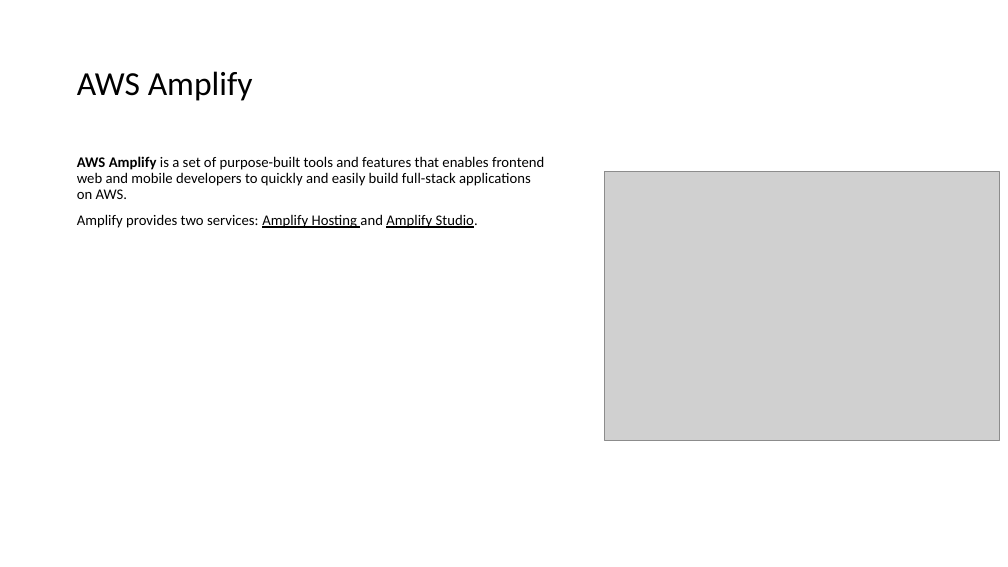
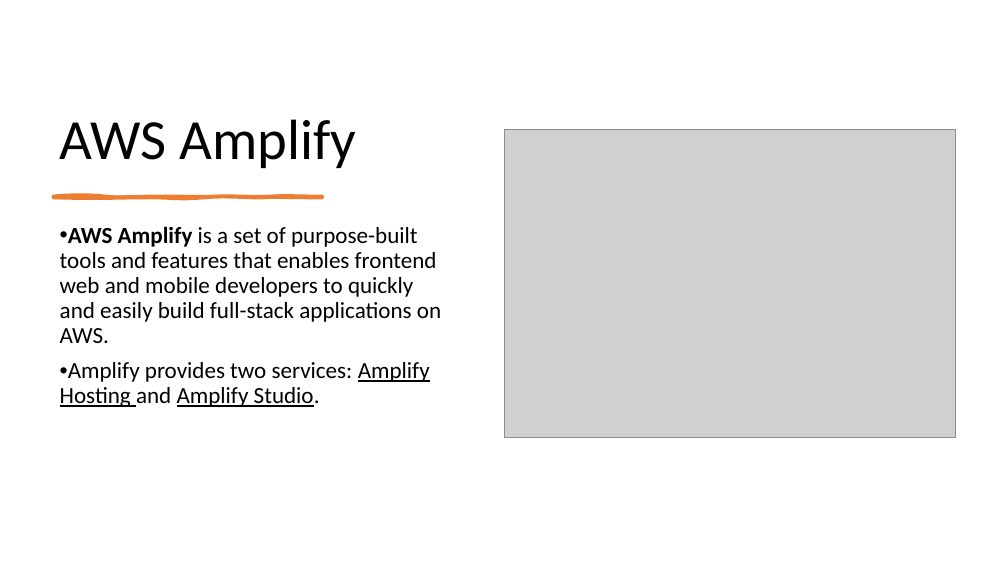
Before and after one commit to IlyaChakun/aws-iba-courses, a slide deck: slide 1 of lecture-materials/DeveloperTools/amplify/aws_amplify.pptx. Drawn at 1008x567 pixels with LibreOffice and Linux fonts; fonts in the diff are those of the drawing; grey boxes stand for pictures. Boxes give left, top, right and bottom in pixels: in the first picture for what was removed or moved away, otherwise in the second. Text is boxed around its words. In the diff, an @@ line names an element or a change of style, - is before the commit and + after.

```diff
--- a/lecture-materials/DeveloperTools/amplify/aws_amplify.pptx
+++ b/lecture-materials/DeveloperTools/amplify/aws_amplify.pptx
@@ title "AWS Amplify": place and size @@
-title "AWS Amplify" at <box>77,71,253,101</box>
+title "AWS Amplify" at <box>60,119,356,168</box>
@@ title "AWS Amplify" at <box>60,119,356,168</box>: size 32 to 54 pt; vertical alignment middle to bottom @@
@@ picture: place and size @@
-picture at <box>605,172,1000,441</box>
+picture at <box>504,129,956,437</box>
@@ freeform shape added at <box>53,197,322,198</box>, fill #ED7D31, outline #ED7D31 3 pt @@
@@ text "AWS Amplify is a set ...": place and size @@
-text "AWS Amplify is a set ..." at <box>77,156,544,228</box>
+text "AWS Amplify is a set ..." at <box>60,226,441,407</box>
@@ text "AWS Amplify is a set ..." at <box>60,226,441,407</box>: size 14 to 22 pt; bullet none to • @@
```
Also in this commit, not shown: 8 other slides changed, 11 other files.
